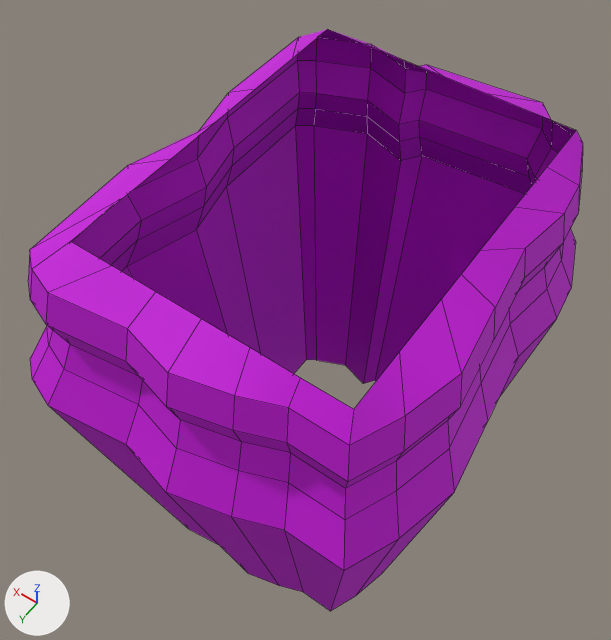
The FBX model Assets/SM/Props/Ground/SM_Arena_02.fbx, before and after one commit.
Rendered twice from a 50 mm camera at (-19.7, 29.4, 23.0) aimed at (-4.3, 7.8, -10.9). Arrows for +X, +Y and +Z are at lower left; the lights stay in place. Mesh edges are drawn as thin lines. Where no turn or scale is listed for an object, it has been applied to the vertices. Vertices at the same position are counted once.

Objects in the first picture: 'Arena'.
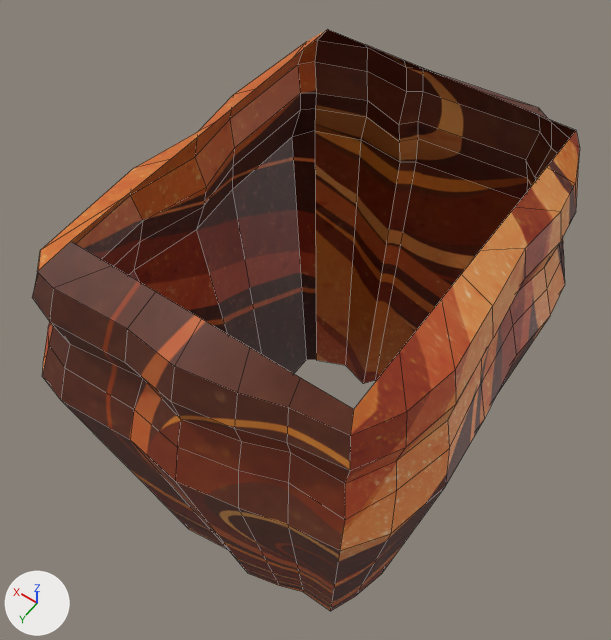
What changed in the scene script:
```text
Add img_tile_non_playable_arena_jpg:
    img_tile_non_playable_arena_jpg = load_image('Tile non playable arena.jpg', '../../Material/Textures/Tile non playable arena.jpg', 1714, 1714, 'sRGB')
Add mat_lambert2:
    mat_lambert2 = principled_material('lambert2')
    mat_lambert2.texture = img_tile_non_playable_arena_jpg
Change me_mesh:
    used by ob_arena; location = (0.0, 0.0, 0.0)
    remove me_mesh.from_pydata(...)  # 175 vertices, 150 faces; spans x -15.6..3.2, y -3.5..20.2, z -24.3..0.0
    add me_mesh.from_pydata(...)  # 175 vertices, 150 faces; spans x -15.2..2.7, y -3.0..19.6, z -24.3..0.0
    me_mesh part 1: 83 of 175 vertices moved; they spanned x -15.6..3.2, y -3.5..20.2, z -7.6..-1.0 and now span x -15.2..2.7, y -3.0..19.6, z -7.6..-1.0; mean shift (0.0, 0.0, 0.0); largest move (2.7, -1.0, -7.6) -> (2.3, -0.1, -7.6)
    me_mesh part 2: 150 faces spanning x -15.2..2.7, y -3.0..19.6, z -24.3..0.0 switch from mat_m_arena (pink #c500d9) to mat_lambert2 (picture img_tile_non_playable_arena_jpg)
```

Changed parts and their boxes (x1, y1, x2, y2) in the pictures (611 x 640 px; the box of a moved part takes in the faces that stretch with it):
'Arena', reshaped
    before: (28, 29, 583, 611)
    after: (32, 29, 580, 611)
part 1 of me_mesh, moved or reshaped
    before: (28, 29, 583, 611)
    after: (32, 29, 580, 611)
part 2 of me_mesh, recoloured (purple to brown)
    both: (49, 248, 561, 491)
